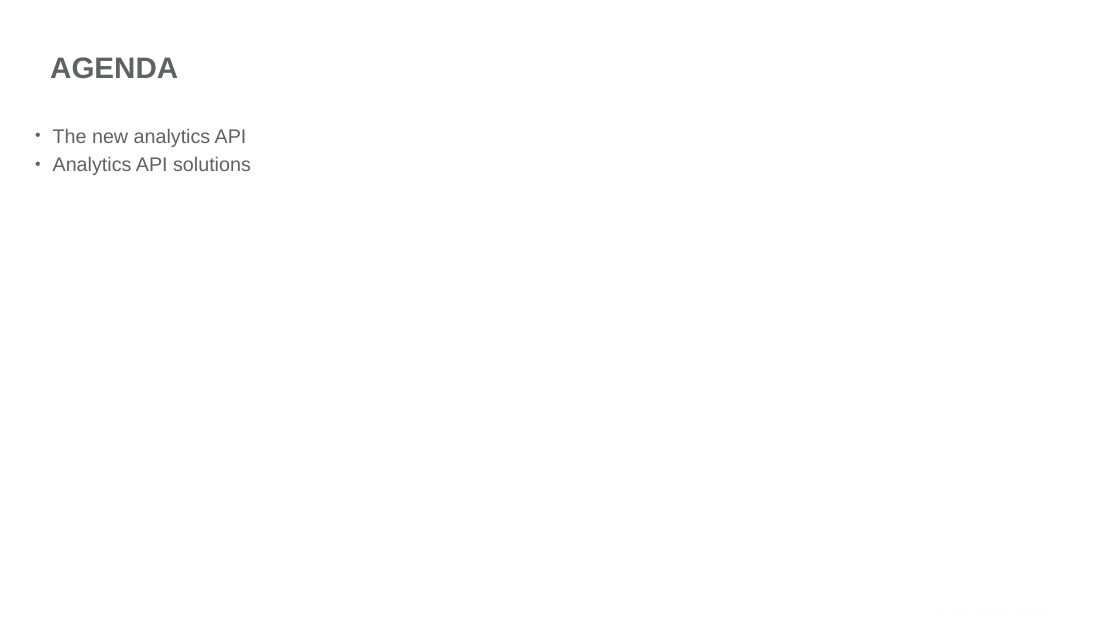
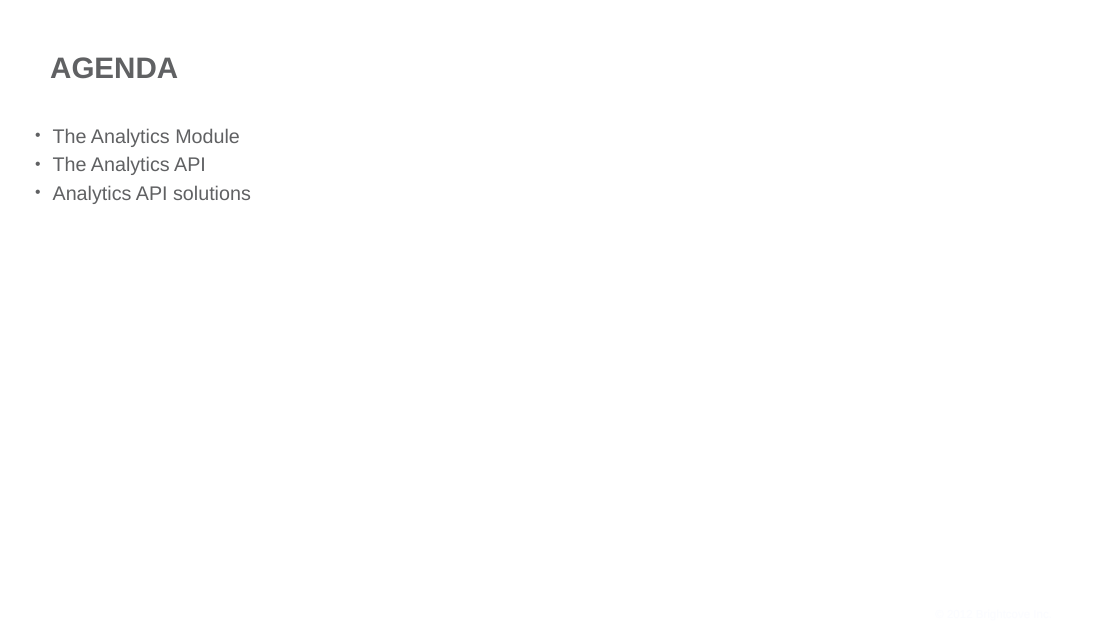
Before and after one commit to BrightcoveLearning/Analytics-API-Training, a slide deck: slide 2 of slides/VideoCloudAnalyticsAPI.pptx. Drawn at 1120x630 pixels with LibreOffice and Linux fonts; fonts in the diff are those of the drawing; background and template pictures are left out. Boxes give left, top, right and bottom in pixels: in the first picture for what was removed or moved away, otherwise in the second. Text is boxed around its words. In the diff, an @@ line names an element or a change of style, - is before the commit and + after.

```diff
--- a/slides/VideoCloudAnalyticsAPI.pptx
+++ b/slides/VideoCloudAnalyticsAPI.pptx
@@ text at <box>53,128,240,175</box>: text changed @@
-• The new analytics API
+• The Analytics Module
+• The Analytics API
```
Also in this commit, not shown: 1 other slide changed, 2 slides added, 6 other files.
